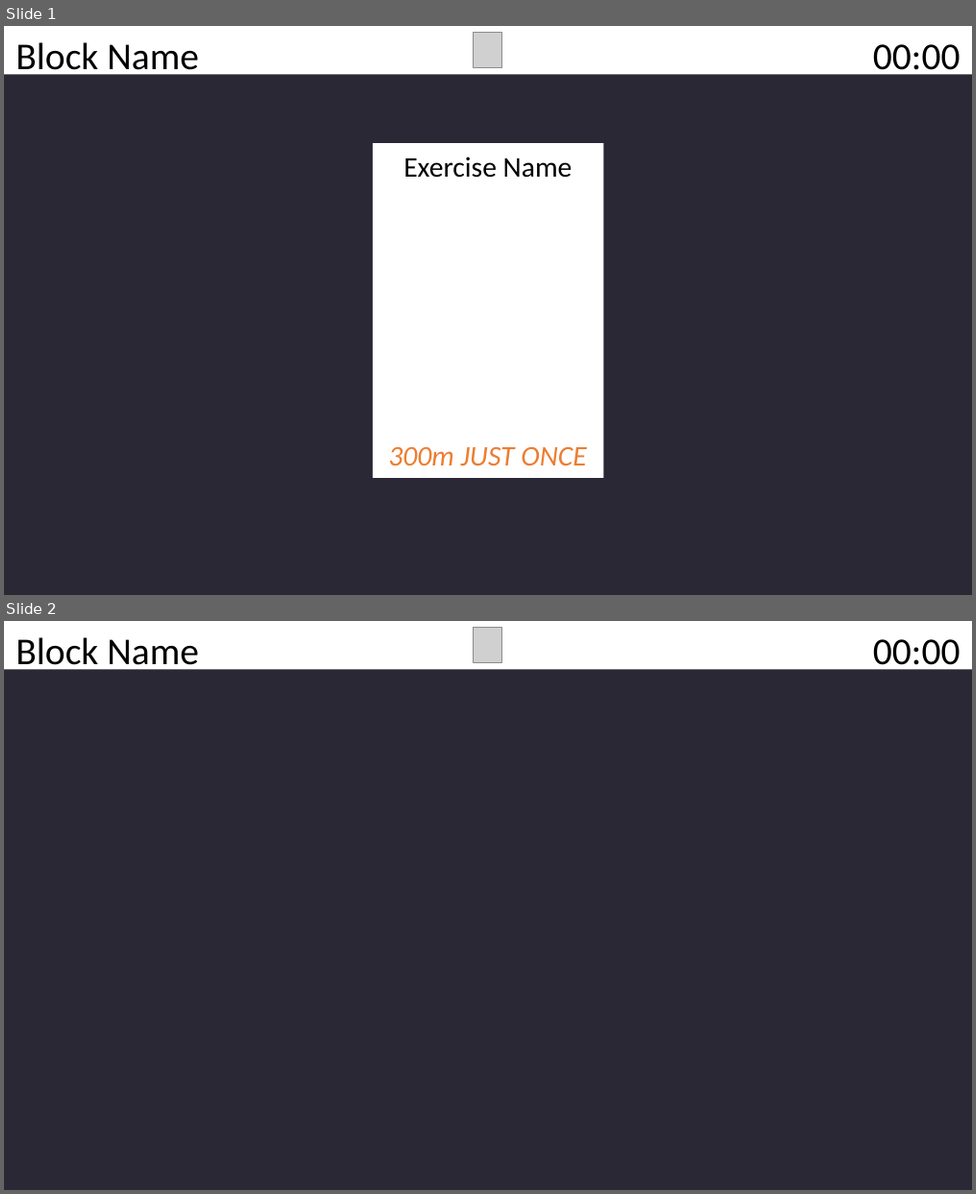
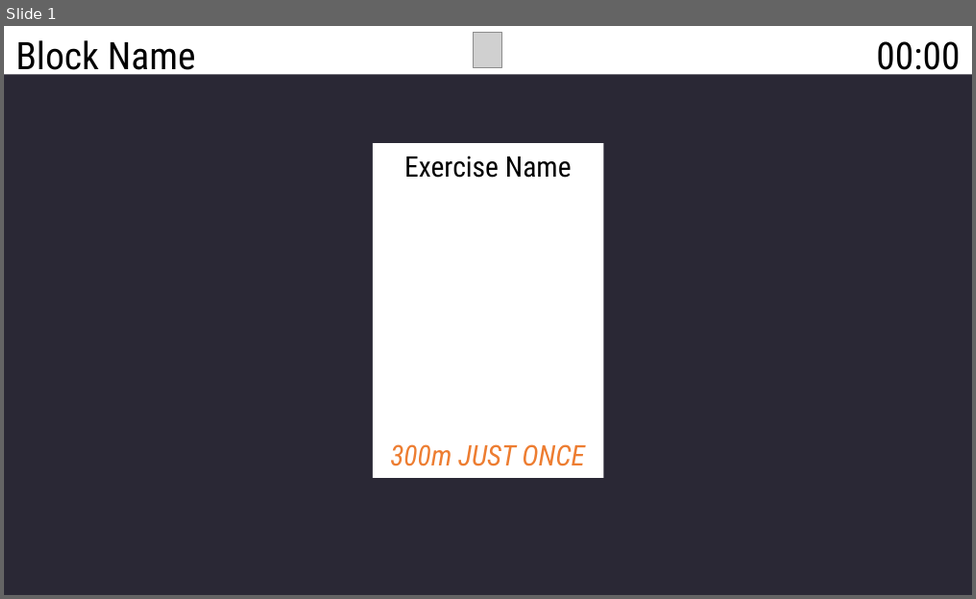
Before and after one commit to nguyen-huynh/net-playground, a slide deck: OT.VVAExport/Examples/Inputs/VVASample.pptx. Shown one above the other, each under a label of ours: slides 1 and 2 before the commit, slide 1 after it. The pictures are 976x1194 and 976x599 pixels, drawn with LibreOffice and Linux fonts; fonts in the diff are those of the drawing; grey boxes stand for pictures. Boxes give left, top, right and bottom in pixels: in the first picture for what was removed or moved away, otherwise in the second. Text is boxed around its words. In the diff, an @@ line names an element or a change of style, - is before the commit and + after.

```diff
--- a/OT.VVAExport/Examples/Inputs/VVASample.pptx
+++ b/OT.VVAExport/Examples/Inputs/VVASample.pptx
@@ slide 2 removed at [4, 621, 972, 1190], background #2A2835 @@
@@ group removed at [4, 621, 972, 674]: 2 texts, 1 rectangle, 1 picture @@
-Block Name
-00:00
@@ slide 1 changed as well @@
@@ font Calibri to Roboto Condensed in 4 elements at [16, 40, 196, 79], [876, 41, 959, 79], [404, 156, 571, 178], [390, 445, 585, 467] @@
```
Also in this commit, not shown: 18 other files.
